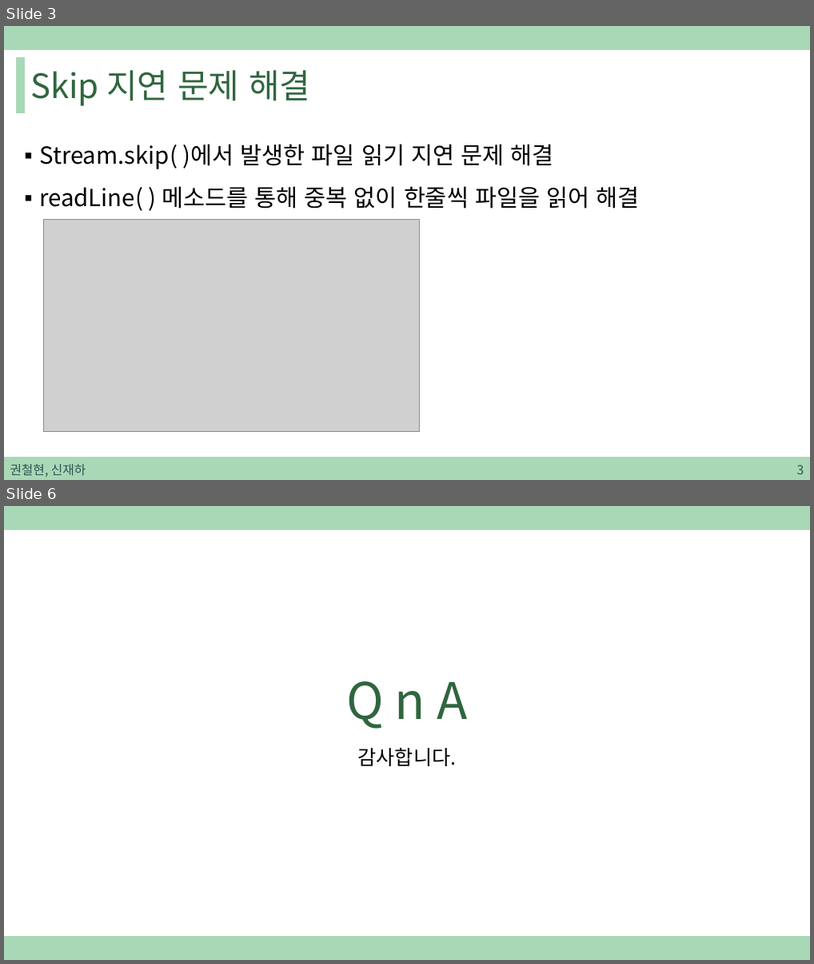
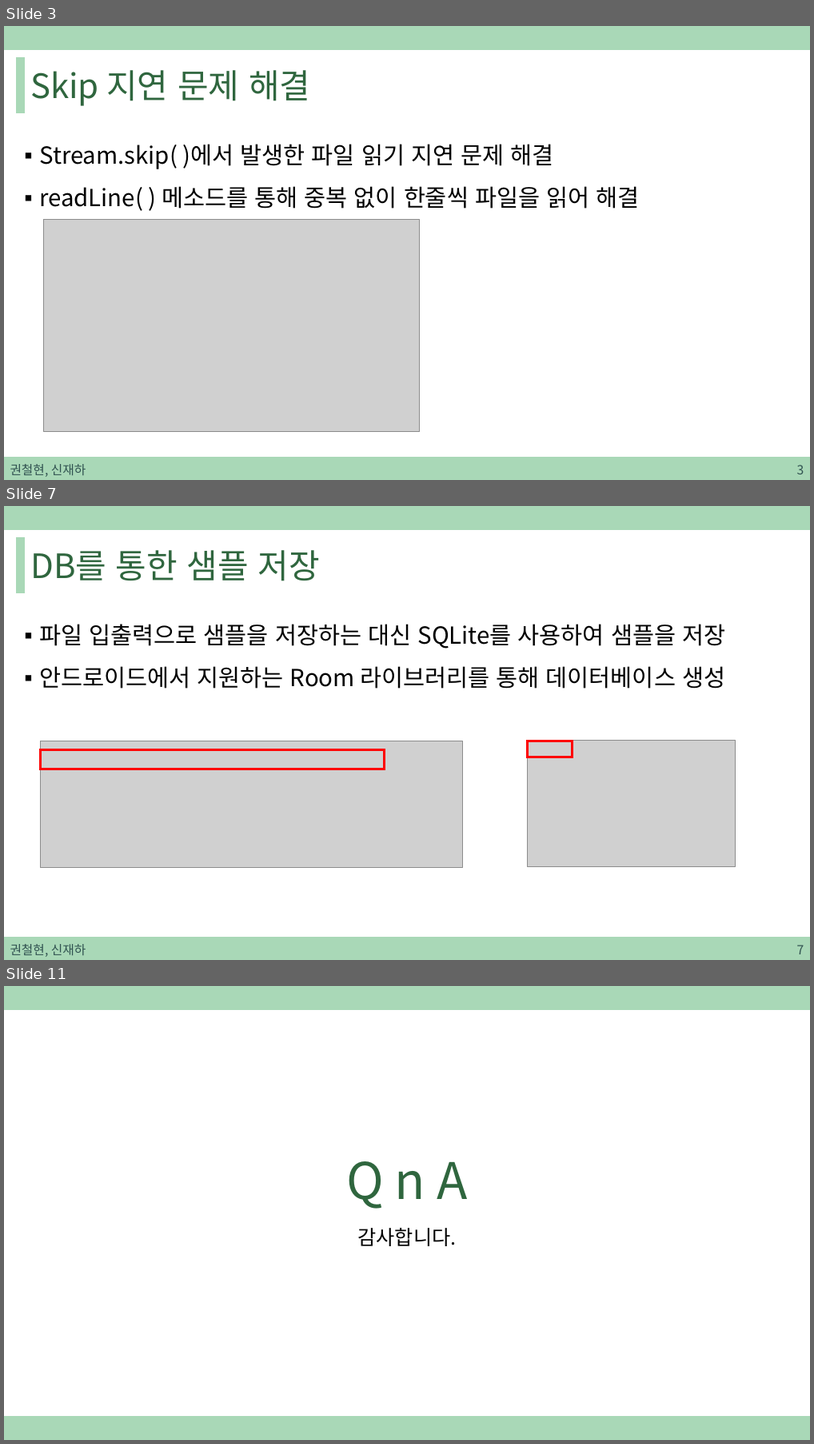
Before and after one commit to sjh4287/capston, a slide deck: 2022.02.18/권철현,신재하.pptx. Shown one above the other, each under a label of ours: slides 3 and 6 before the commit, slides 3, 7 and 11 after it; the slides between them are not shown. The pictures are 814x964 and 814x1444 pixels, drawn with LibreOffice and Linux fonts; fonts in the diff are those of the drawing; grey boxes stand for pictures. Boxes give left, top, right and bottom in pixels: in the first picture for what was removed or moved away, otherwise in the second. Text is boxed around its words. In the diff, an @@ line names an element or a change of style, - is before the commit and + after.

```diff
--- a/2022.02.18/권철현,신재하.pptx
+++ b/2022.02.18/권철현,신재하.pptx
@@ slide 7 added at [4, 506, 810, 960], background #FFFFFF; not listed: 3 template elements that a slide beside it also shows @@
@@ title added at [30, 550, 320, 581], 40 pt, text #2F663E @@
+DB를 통한 샘플 저장
@@ text added at [39, 624, 726, 688], 28 pt, text #000000 @@
+▪ 파일 입출력으로 샘플을 저장하는 대신 SQLite를 사용하여 샘플을 저장
+▪ 안드로이드에서 지원하는 Room 라이브러리를 통해 데이터베이스 생성
@@ picture added at [40, 740, 462, 867] @@
@@ picture added at [528, 740, 735, 866] @@
@@ rectangle added at [528, 740, 574, 757], outline #FF0000 3 pt @@
@@ rectangle added at [40, 750, 385, 769], outline #FF0000 3 pt @@
@@ text added at [10, 944, 86, 956], 15 pt, text #305250 @@
+권철현, 신재하
@@ page number added at [798, 944, 805, 954], 15 pt, text #305250 @@
+7
@@ what was slide 6 is now slide 11 @@
```
Also in this commit, not shown: 3 slides changed, 4 other slides added.
